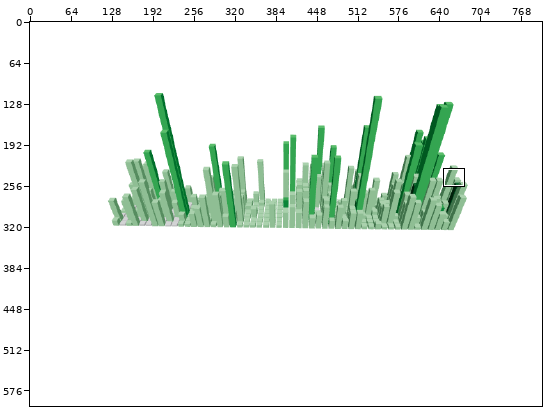
Sprite sheet: assets/skyline.png. The first picture is a wide view before the edit; the outline marks the close-up.
Close-up. Earlier state:
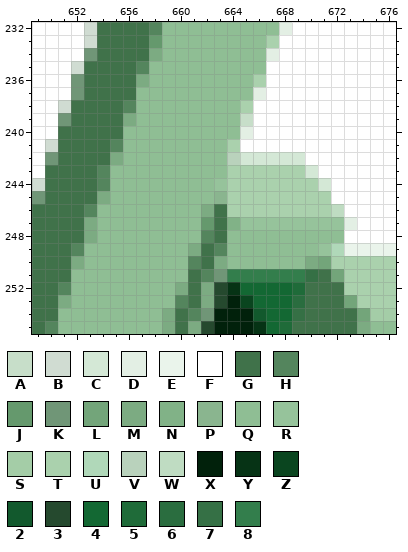
The file is 800x600 pixels. Colours within 5 levels of each other are drawn and written as one. Shown: x 649..676, y 232..255.
Palette (. is transparent): A #c7dec9  B #d0dcd2  C #d4e8d6  D #e3efe4  E #eaf4eb  F #ffffff  G #40724a  H #54855d  J #65996d  K #709677  L #73a57a  M #7cab82  N #81b287  P #8ab58f  Q #8fbe94  R #96c39b  S #a4cda7  T #aad1ad  U #b0d8b9  V #b9d2bc  W #bfdcc2  X #01210b  Y #063315  Z #0a451f  2 #12592d  3 #25492e  4 #136833  5 #1f6b39  6 #2a6d3f  7 #357045  8 #337e4c
Pixels before, first column x 649:
232 FFFFBGGGGHQQQQQQQQQDFFFFFFFF
233 FFFFBGGGGJQQQQQQQQTFFFFFFFFF
234 FFFFKGGGGMQQQQQQQQDFFFFFFFFF
235 FFFBGGGGHQQQQQQQQQFFFFFFFFFF
236 FFFKGGGGMQQQQQQQQTFFFFFFFFFF
237 FFFKGGGGQQQQQQQQQDFFFFFFFFFF
238 FFBGGGGHQQQQQQQQTFFFFFFFFFFF
239 FFKGGGGMQQQQQQQQAFFFFFFFFFFF
240 FFGGGGGQQQQQQQQQDFFFFFFFFFFF
241 FBGGGGHQQQQQQQQTFFFFFFFFFFFF
242 FKGGGGMQQQQQQQQVCCCCCFFFFFFF
243 FGGGGHQQQQQQQQQTTTTTTCFFFFFF
244 BGGGGHQQQQQQQQRTTTTTTTCFFFFF
245 KGGGGMQQQQQQQQPTTTTTTTTFFFFF
246 GGGGHQQQQQQQQMGTTTTTTTTWFFFF
247 GGGGMQQQQQQQQJGNRRRRRRRRDFFF
248 GGGGMQQQQQQQQHGQQQQQQQQQFFFF
249 GGGHQQQQQQQQMGHQQQQQQQRUEEEE
250 GGGMQQQQQQQQHGMQQQQQQMLTTTTT
251 GGGQQQQQQQQQGHK8888887GLTTTT
252 GGHQQQQQQQQMGM3Y44445GGGTTTT
253 GGMQQQQQQQQHGM3XZ4446GGGLTTT
254 GGQQQQQQQQMGHKXXX2447GGGGLSS
255 GHQQQQQQQQMGM3XXXY45GGGGGMQQ
The same view after the edit:
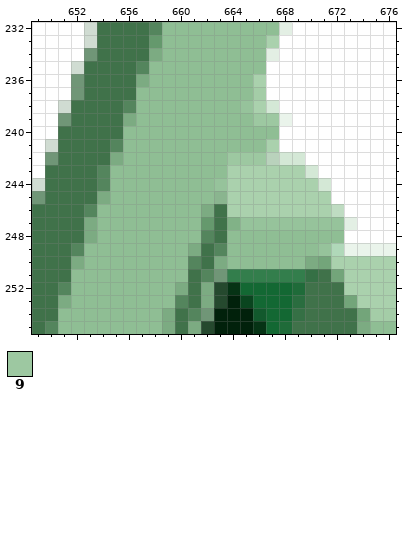
Colours new in this view: 9 #9dc8a1
Difference:
Changed rows in their new state; - is an unchanged pixel.
first column x 664:
237 --S--
238 -RTC-
239 -Q99E
240 -QQQ-
241 QQQT-
242 999V-
Boxes around the changes in both close-ups, in picture pixels (x1, y1, x2, y2):
changed: (227, 87, 292, 165)
